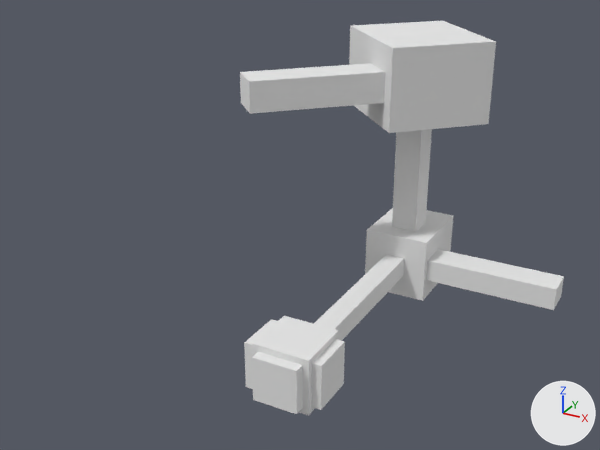
Renders of the Blender file assets-src/room.blend from each side of a commit.
Before and after are seen from a 50 mm camera at (44.1, -79.1, 59.1) aimed at (-6.7, 13.2, 12.9). The lights are fixed; the arrows at lower right show +X, +Y and +Z.

Before the edit, the objects in view are built like this:
```python
me_cube_001 = bpy.data.meshes.new('Cube.001')
me_cube_001.from_pydata(...)  # 88 vertices, 86 faces; spans x -2.34..3.13, y -0.69..6.16, z -0.63..4.47
me_cube_001.materials.append(mat_wall)  # its picture is missing
me_cube_010 = bpy.data.meshes.new('Cube.010')
me_cube_010.from_pydata(...)  # a box spanning x -0.802..0.031, y -0.583..0.583, z -0.583..0.583
me_cube_010.materials.append(mat_wall)  # its picture is missing
ob_cube = bpy.data.objects.new('Cube', me_cube_001)
ob_cube.location = (0.0, 0.0, 0.0)
ob_cube.scale = (8.0, 8.0, 8.0)
ob_cube_004 = bpy.data.objects.new('Cube.004', me_cube_010)
ob_cube_004.location = (1.9, 7.2, -0.1)
```
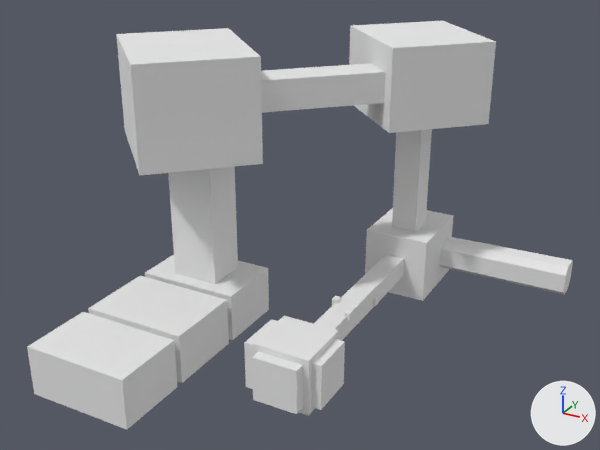
Where the change shows, as pixel boxes (x1, y1, x2, y2) in the pictures (600 x 450 px):
'Cube', reshaped (68% wider): before (240, 21, 564, 416); after (27, 21, 573, 429)
'Cube.005', added: after (332, 296, 341, 306)
part 1 of me_cube_001, built on: before (423, 216, 564, 310); after (423, 216, 573, 300)
part 2 of me_cube_001, built on: before (240, 73, 250, 113); after (27, 28, 269, 429)

Patch to the scene script:
```diff
--- a/assets-src/room.blend.py
+++ b/assets-src/room.blend.py
@@ me_cube_001 @@
 # used by ob_cube; location = (0.0, 0.0, 0.0); scale = (8.0, 8.0, 8.0)
-me_cube_001.from_pydata(...)  # 88 vertices, 86 faces; spans x -2.34..3.13, y -0.69..6.16, z -0.63..4.47
+me_cube_001.from_pydata(...)  # 152 vertices, 146 faces; spans x -4.38..3.13, y -2.25..6.16, z -0.63..4.6
+# me_cube_001 part 1
+# 5 faces are deleted
+# 4 vertices in x 0.63..3.13, y 4.14..4.74, z -0.22 move by (0.0, 0.78, 0.0)
+# 4 vertices in x 0.63..3.13, y 4.14..4.74, z 0.22 move by (0.0, 0.78, -0.07)
+# 8 vertices are added at x 0.63..3.13, y 5.09..5.44, z -0.34..0.26
+# 9 new faces join them
+# me_cube_001 part 2
+# 1 face is deleted
+# 36 vertices are added at x -4.38..-1.22, y -2.25..2.84, z -0.38..4.6
+# 12 new vertices lie (1.88, 0.0, 0.0) away from vertices in x -3.5, y -2.25..1.88, z -0.38..0.5
+# 8 new vertices lie (0.0, 0.12, 0.0) away from vertices in x -3.39..-1.74, y -1.0..0.5, z -0.26..0.39
+# 57 new faces join them
 me_cube_001.materials.append(mat_wall)
@@ ob_cube_005 @@
+ob_cube_005 = bpy.data.objects.new('Cube.005', me_cube_010.copy())  # the mesh of ob_cube_004
+ob_cube_005.location = (-2.1, 14.9, 1.4)
+ob_cube_005.rotation_euler = (0.0, 0.0, 3.142)  # degrees (0, 0, 180)
```
